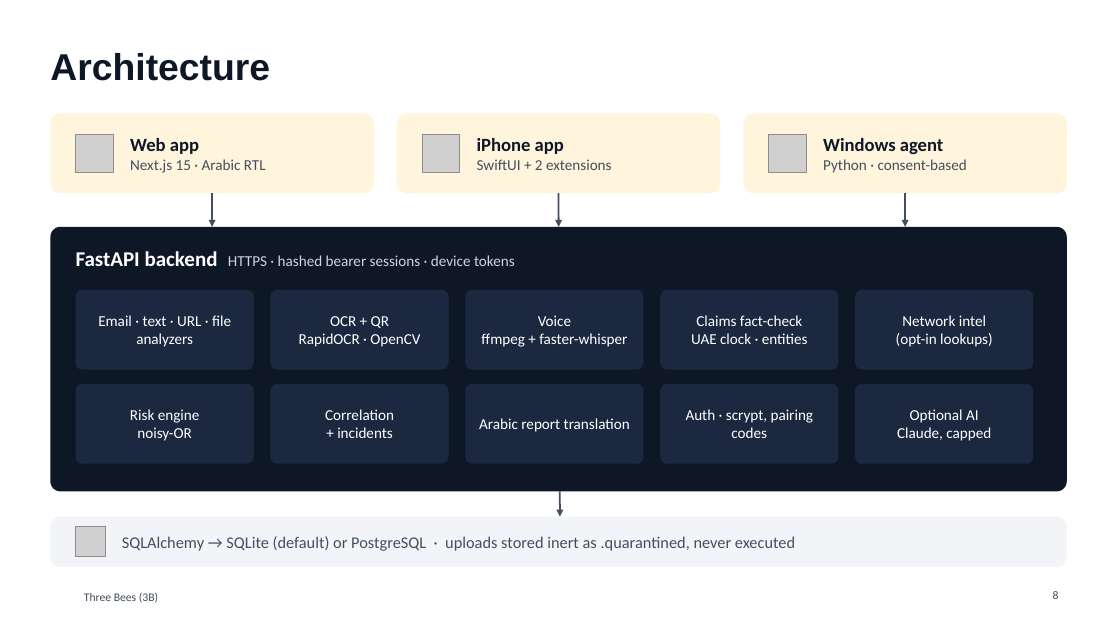
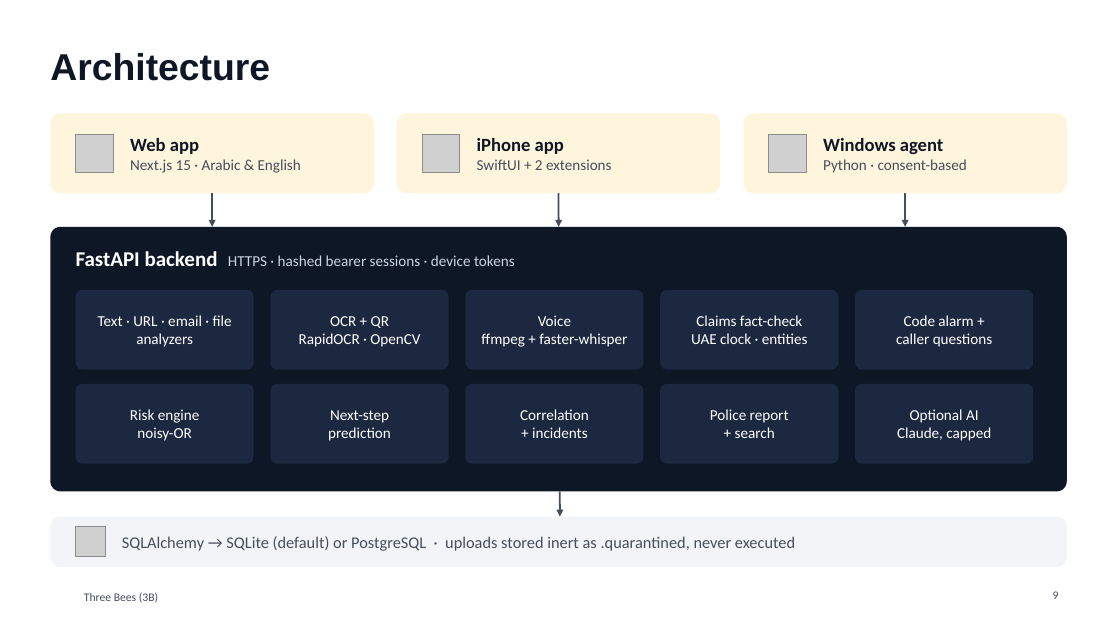
Before and after one commit to Mezx-1/three-bees, a slide deck: slide 9 of docs/presentation/ThreeBees_3B.pptx (slide 8 before the commit). Drawn at 1120x630 pixels with LibreOffice and Linux fonts; fonts in the diff are those of the drawing; grey boxes stand for pictures; background and template pictures are left out. Boxes give left, top, right and bottom in pixels: in the first picture for what was removed or moved away, otherwise in the second. Text is boxed around its words. In the diff, an @@ line names an element or a change of style, - is before the commit and + after.

```diff
--- a/docs/presentation/ThreeBees_3B.pptx
+++ b/docs/presentation/ThreeBees_3B.pptx
@@ text at [130, 159, 301, 173]: text changed @@
-Next.js 15 · Arabic RTL
+Next.js 15 · Arabic & English
@@ text at [98, 315, 232, 347]: text changed @@
-Email · text · URL · file analyzers
+Text · URL · email · file analyzers
@@ text at [896, 315, 992, 347]: text changed @@
-Network intel
-(opt-in lookups)
+Code alarm +
+caller questions
@@ text at [328, 410, 391, 441]: text changed @@
-Correlation
-+ incidents
+Next-step
+prediction
@@ text at [520, 409, 589, 438]: text changed @@
-Arabic report translation
+Correlation
++ incidents
@@ text at [710, 409, 789, 438]: text changed @@
-Auth · scrypt, pairing codes
+Police report
++ search
@@ page number at [1053, 591, 1059, 599]: text changed @@
-8
+9
```
Also in this commit, not shown: 6 other slides changed, 4 slides added, 3 slides removed, 1 other file.
